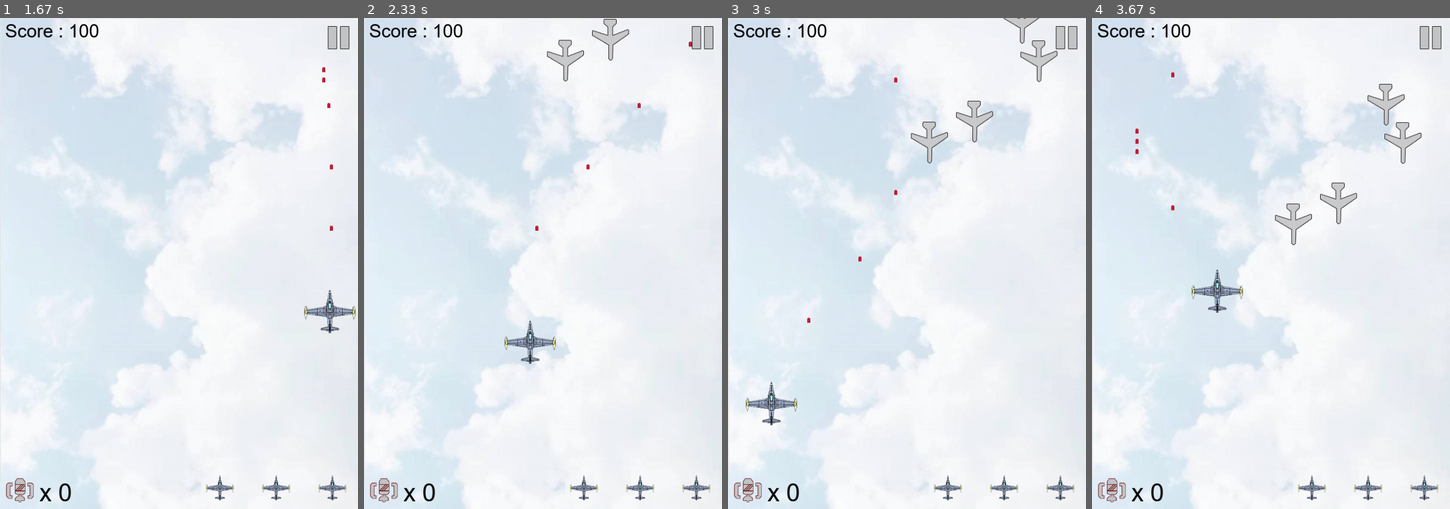
Above: before the commit, frames 1-4 (left to right).
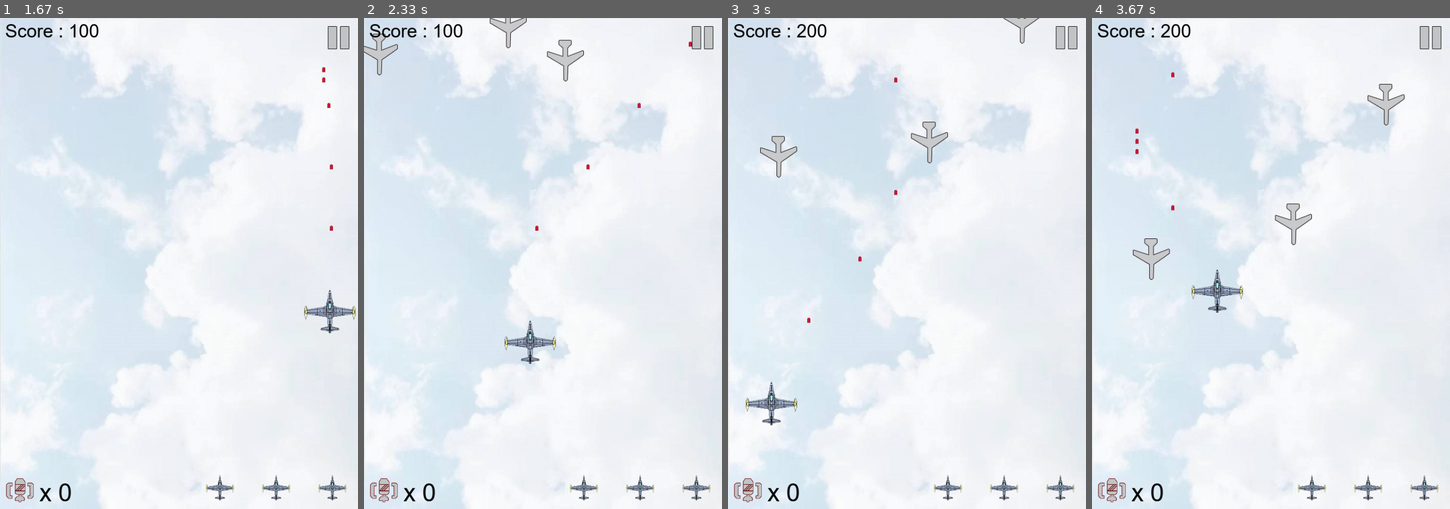
Above: after the commit, the same moments.

Repository: charlie-ccw/Pygame-project
Game: pygame game, started from main.py
The game is run twice, just before and just after one commit, with the same random seed, the same clock (stepped at 60 frames per second) and the same inputs.
Inputs:
- Up to frame 1 (1.67 s): hold D 0.33-0.8 s; hold W 0.83-1.13 s; tap Space at 0.9, 1.23, 1.53 s; hold D 1.17-1.63 s
- Up to frame 2 (2.33 s): hold A 1.67-2.2 s; tap Space at 1.73, 2.03, 2.3 s; hold S from 2.23 s (still down)
- Up to frame 3 (3 s): release S at 2.53 s; hold A 2.57-2.97 s; tap Space at 2.63, 2.93 s
- Up to frame 4 (3.67 s): hold W 3-3.37 s; tap Space at 3.07, 3.47 s; hold D from 3.4 s (still down)

Frame 1 is identical in both runs. In frame 2, 0.8% of the frame differs, in the area x 0-75%, y 0-12%; in frame 3, 1.0%; in frame 4, 1.0%, in the area x 11-93%, y 1-54%.

Commit message:
add one more plane with different path

Diff:
--- a/enemy.py
+++ b/enemy.py
@@ -1,4 +1,5 @@
 import pygame
+import math
 from random import *
 
  # here we difine the smallest enemy plane
@@ -148,7 +149,7 @@
         self.rect = self.image.get_rect()
         self.width = 700
         self.height = 960
-        self.speed = 3
+        self.speed = 5
         # here we set the condition of the picture
         self.active = True
         self.rect.left = randint(0,self.width - self.rect.width)
@@ -160,12 +161,12 @@
     def move(self):
         if self.rect.top < self.height:
             self.rect.top +=self.speed
-            self.rect.left += math.sin(math.pi*self.rect.top/33)
+            self.rect.left += 6*math.sin(self.rect.top/50)
         else:
             self.reset()
 
      # here we define how the enemy reset in the game
     def reset(self):
         self.active = True
-        self.rect.left = randint(0,self.width - self.rect.width)
+        self.rect.left = randint(50,self.width - self.rect.width-50)
         self.rect.bottom = randint(self.height*-5,0)
--- a/main.py
+++ b/main.py
@@ -1,5 +1,5 @@
 import pygame
-
+import math
 import sys
 import traceback
 import myplane
@@ -46,6 +46,12 @@
         group1.add(e3)
         group2.add(e3)
 
+def add_enemy4(group1,group2,num):
+    for i in range(num):
+        e4 = enemy.Enemy4(size)
+        group1.add(e4)
+        group2.add(e4)
+
 # here we difine the change of speed
 def inc_speed(target, inc):
     for each in target:
@@ -62,13 +68,16 @@
     enemies = pygame.sprite.Group()
 
     enemy1 = pygame.sprite.Group()
-    add_enemy1(enemy1, enemies, 20)
+    add_enemy1(enemy1, enemies, 10)
 
     enemy2 = pygame.sprite.Group()
     add_enemy2(enemy2, enemies, 8)
 
     enemy3 = pygame.sprite.Group()
     add_enemy3(enemy3, enemies, 3)
+
+    enemy4 = pygame.sprite.Group()
+    add_enemy4(enemy4, enemies, 10)
 
 
     # here we creat the bullets
@@ -92,6 +101,7 @@
     e1_destroy_index = 0
     e2_destroy_index = 0
     e3_destroy_index = 0
+    e4_destroy_index = 0
     myplane1_destroy_index = 0
 
 
@@ -227,6 +237,7 @@
             add_enemy1(enemy1, enemies, 3)
             add_enemy2(enemy2, enemies, 2)
             add_enemy3(enemy3, enemies, 1)
+            add_enemy4(enemy4, enemies, 1)
 
 
             # increase the speed of the small enemy plane
@@ -241,6 +252,7 @@
             add_enemy1(enemy1, enemies, 5)
             add_enemy2(enemy2, enemies, 3)
             add_enemy3(enemy3, enemies, 2)
+            add_enemy4(enemy4, enemies, 2)
 
 
             # increase the speed of the small enemy plane
@@ -255,6 +267,7 @@
             add_enemy1(enemy1, enemies, 5)
             add_enemy2(enemy2, enemies, 3)
             add_enemy3(enemy3, enemies, 2)
+            add_enemy4(enemy4, enemies, 2)
 
 
             # increase the speed of the small enemy plane
@@ -269,12 +282,14 @@
             add_enemy1(enemy1, enemies, 5)
             add_enemy2(enemy2, enemies, 3)
             add_enemy3(enemy3, enemies, 2)
+            add_enemy4(enemy4, enemies, 2)
 
 
             # increase the speed of the small enemy plane
             inc_speed(enemy1, 1)
             inc_speed(enemy2, 1)
             inc_speed(enemy3, 1)
+            inc_speed(enemy4, 1)
 
 
         elif level == 5 and score > 25000:
@@ -284,6 +299,7 @@
             add_enemy1(enemy1, enemies, 5)
             add_enemy2(enemy2, enemies, 3)
             add_enemy3(enemy3, enemies, 2)
+            add_enemy4(enemy4, enemies, 2)
 
 
             # increase the speed of the small enemy plane
@@ -460,6 +476,20 @@
                             score += 100
                             each.reset()
 
+
+            for each in enemy4:
+                if each.active:
+                    each.move()
+                    screen.blit(each.image, each.rect)
+                else:
+                    if not(delay % 3):
+                        # here we draw the destory pictures of the plane
+                        screen.blit(each.destroy_images[e4_destroy_index], each.rect)
+                        e4_destroy_index = (e4_destroy_index + 1) % 4
+                        if e4_destroy_index == 0:
+                            score += 100
+                            each.reset()
+
             # here we draw the score
             score_text = score_font.render("Score : %s" % str(score), True, BLACK)
             screen.blit(score_text, (10,5))
